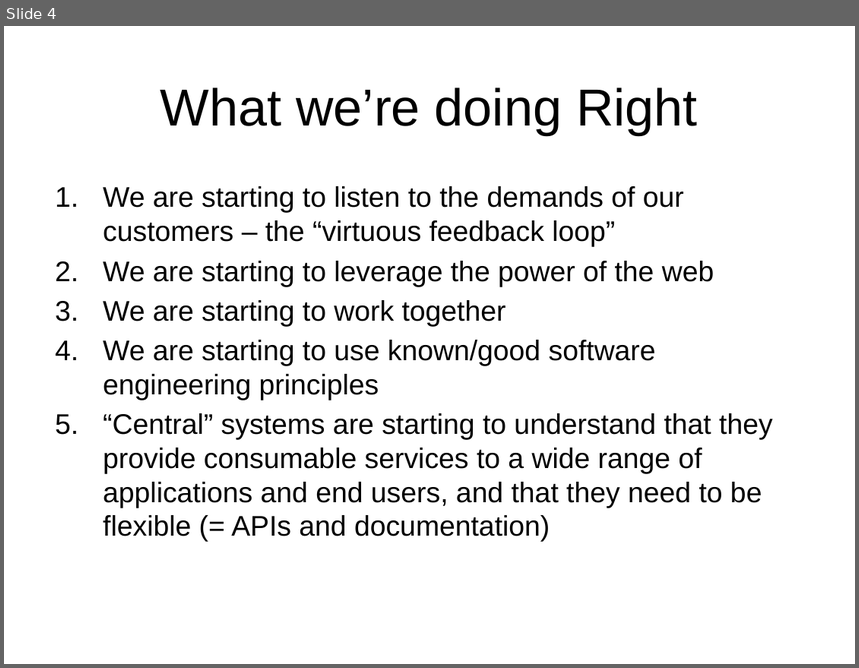
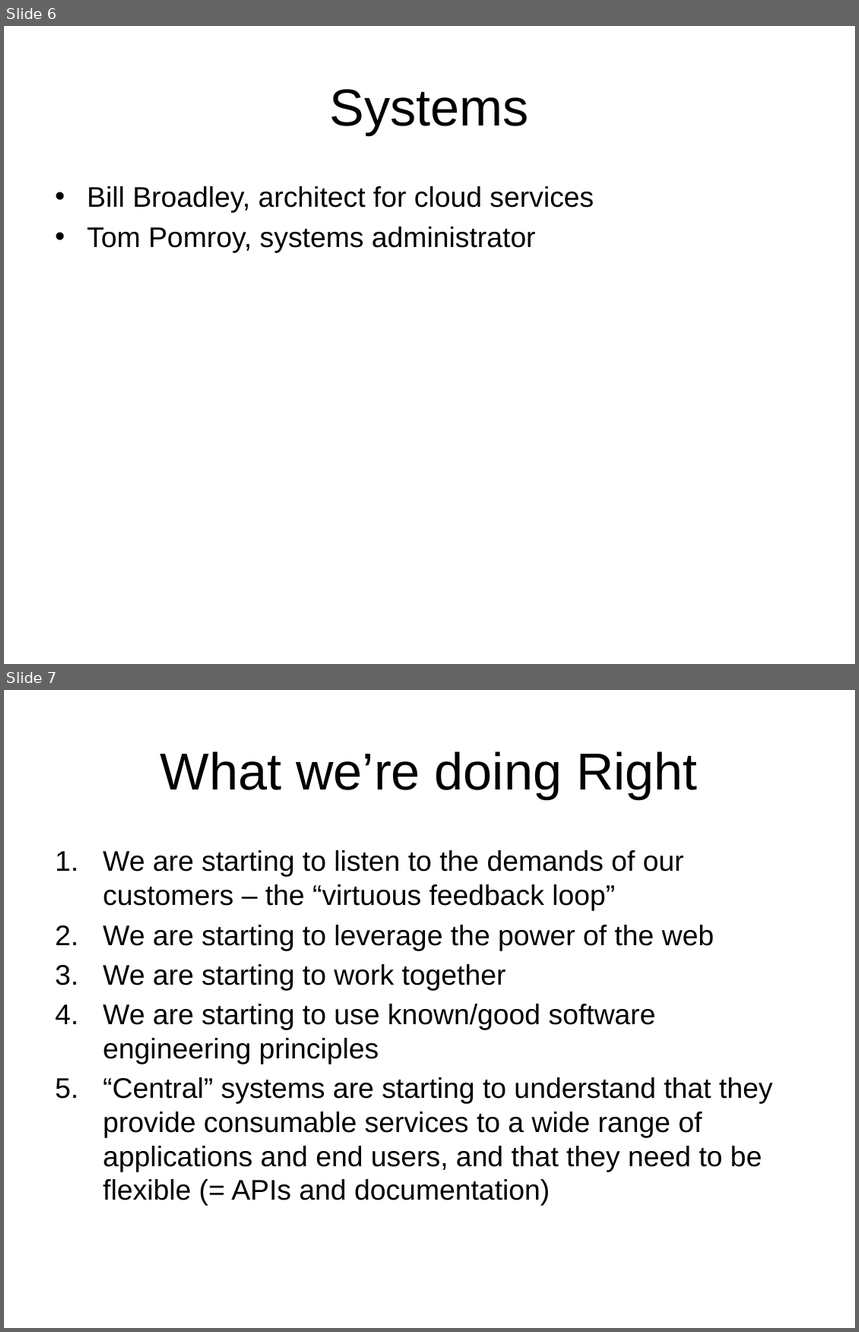
Before and after one commit to acgetchell/Presentations, a slide deck: OnlinePrePurchasing.pptx. Shown one above the other, each under a label of ours: slide 4 before the commit, slides 6 and 7 after it. The pictures are 859x668 and 859x1332 pixels, drawn with LibreOffice and Linux fonts; fonts in the diff are those of the drawing; background and template pictures are left out. Boxes give left, top, right and bottom in pixels: in the first picture for what was removed or moved away, otherwise in the second. Text is boxed around its words. In the diff, an @@ line names an element or a change of style, - is before the commit and + after.

```diff
--- a/OnlinePrePurchasing.pptx
+++ b/OnlinePrePurchasing.pptx
@@ slide 6 added at [4, 26, 855, 664], background picture (left out) @@
@@ title added at [330, 89, 529, 135], 44 pt, text #000000 @@
+Systems
@@ text added at [87, 186, 594, 252], 24 pt, text #000000 @@
+• Bill Broadley, architect for cloud services
+• Tom Pomroy, systems administrator
@@ what was slide 4 is now slide 7 @@
```
Also in this commit, not shown: 3 slides changed, 2 other slides added, 6 slides removed, 1 other file.
